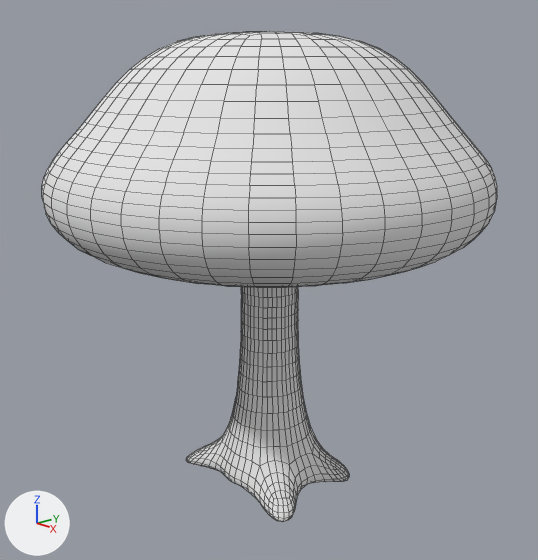
A saved change to the Blender file Appel/Assets/Models/Tree.blend.
Rendered twice from a camera (50 mm lens) standing at (6.11, -5.32, 4.71) and looking at (0.02, -0.03, 2.41). Lighting does not change. The marker at lower left points along +X, +Y and +Z. Mesh edges are drawn as thin lines.
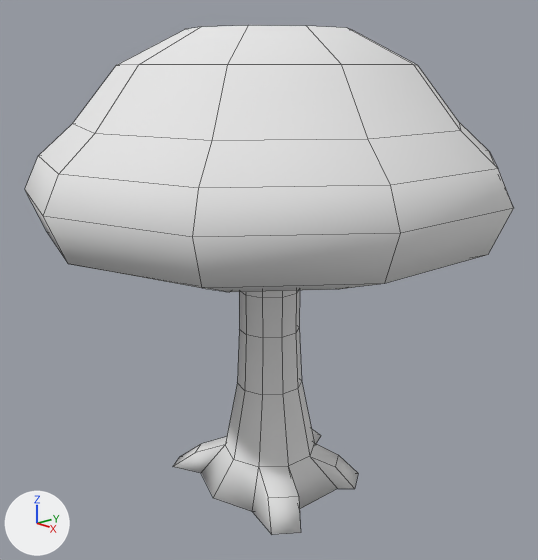
Changed parts and their boxes [x1, y1, x2, y2] in the pictures (538 x 560 px):
'Cube', modifiers changed (7% wider)
    before: [42, 32, 497, 522]
    after: [25, 25, 514, 534]

The change, as a diff of the scene's bpy script:
```diff
--- a/Appel/Assets/Models/Tree.blend.py
+++ b/Appel/Assets/Models/Tree.blend.py
@@ ob_cube @@
 ob_cube.location = (0.0, 0.0, 0.0)
-_m = ob_cube.modifiers.new('Subsurf', 'SUBSURF')
-_m.levels = 0
```
